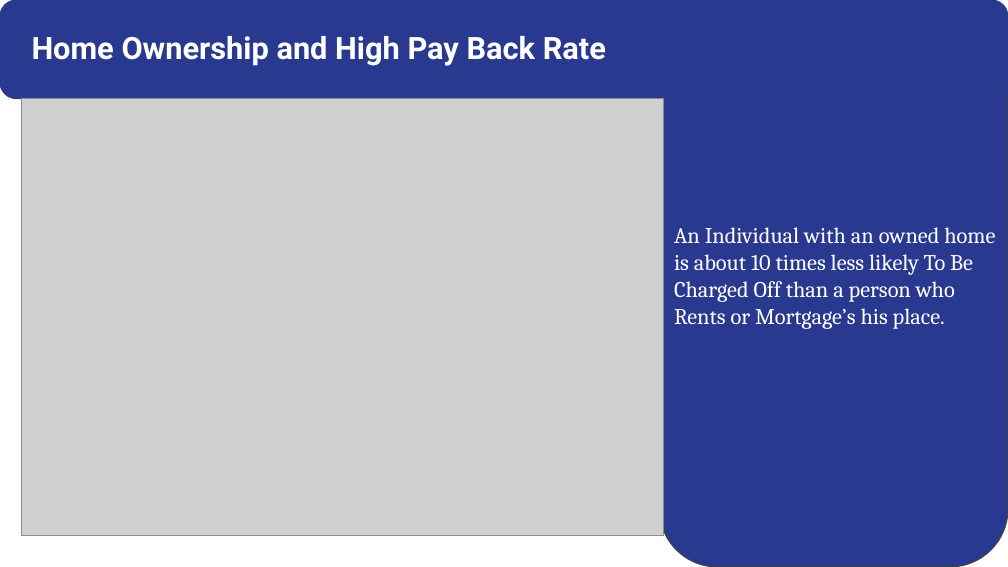
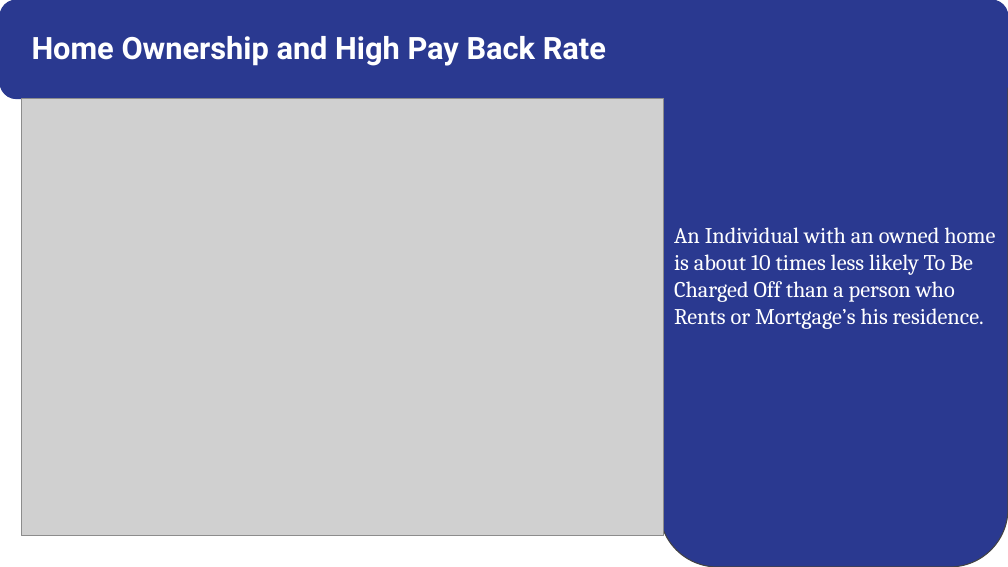
Before and after one commit to abhinavt0681/LendingClubCaseStudy, a slide deck: slide 6 of Group_Facilitator_AbhinavTyagi.pptx. Drawn at 1008x567 pixels with LibreOffice and Linux fonts; fonts in the diff are those of the drawing; grey boxes stand for pictures. Boxes give left, top, right and bottom in pixels: in the first picture for what was removed or moved away, otherwise in the second. Text is boxed around its words. In the diff, an @@ line names an element or a change of style, - is before the commit and + after.

```diff
--- a/Group_Facilitator_AbhinavTyagi.pptx
+++ b/Group_Facilitator_AbhinavTyagi.pptx
@@ text at [674,227,995,329]: text changed @@
-An Individual with an owned home is about 10 times less likely To Be Charged Off than a person who Rents or Mortgage’s his place.
+An Individual with an owned home is about 10 times less likely To Be Charged Off than a person who Rents or Mortgage’s his residence.
```
Also in this commit, not shown: 7 other slides changed, 1 other file.
